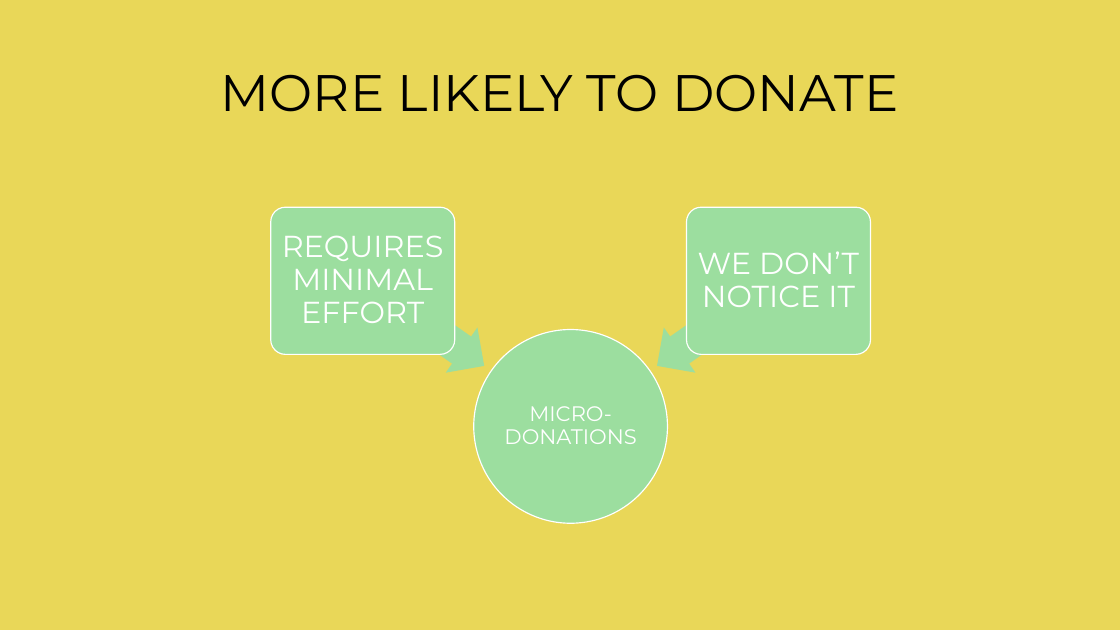
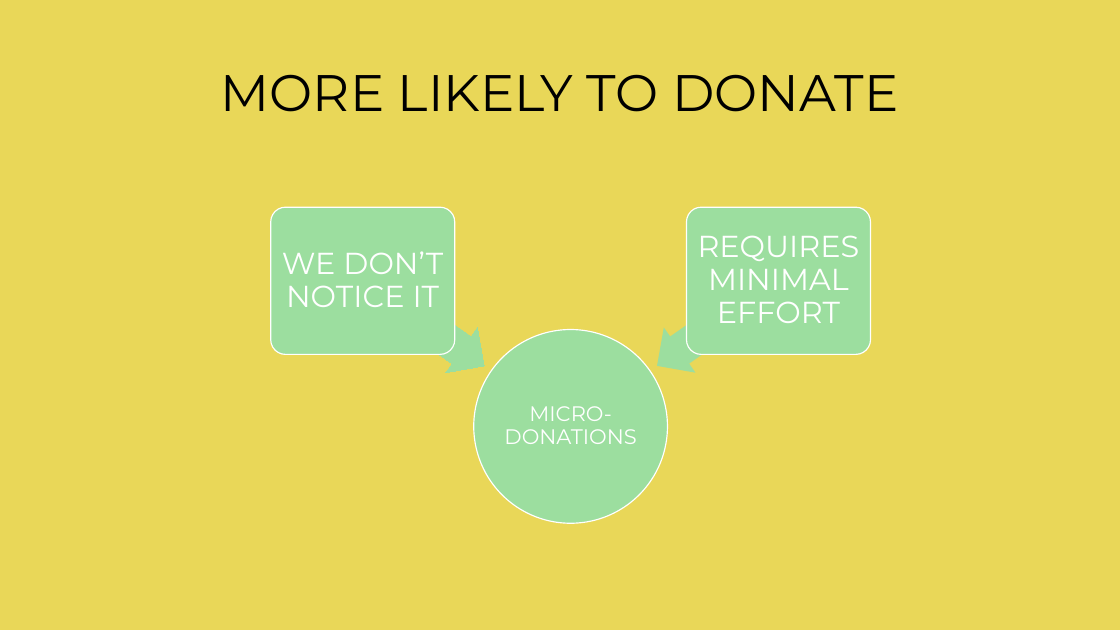
Before and after one commit to BocHackathon-Fintech-3/fasoulifasouli, a slide deck: slide 3 of Material/Pitch.pptx (slide 2 before the commit). Drawn at 1120x630 pixels with LibreOffice and Linux fonts; fonts in the diff are those of the drawing. Boxes give left, top, right and bottom in pixels: in the first picture for what was removed or moved away, otherwise in the second. Text is boxed around its words. In the diff, an @@ line names an element or a change of style, - is before the commit and + after.

Commit message:
Updated pitch

```diff
--- a/Material/Pitch.pptx
+++ b/Material/Pitch.pptx
@@ text "WE DON’T NOTICE IT": place and size @@
-text "WE DON’T NOTICE IT" at <box>698,251,859,307</box>
+text "WE DON’T NOTICE IT" at <box>282,251,443,307</box>
@@ text "REQUIRES MINIMAL EFFORT": place and size @@
-text "REQUIRES MINIMAL EFFORT" at <box>282,236,444,323</box>
+text "REQUIRES MINIMAL EFFORT" at <box>698,236,860,323</box>
@@ left arrow at <box>347,258,501,389</box>: outline none to #9CDE9F 0.75 pt @@
```
Also in this commit, not shown: 1 other slide changed, 2 slides added.
